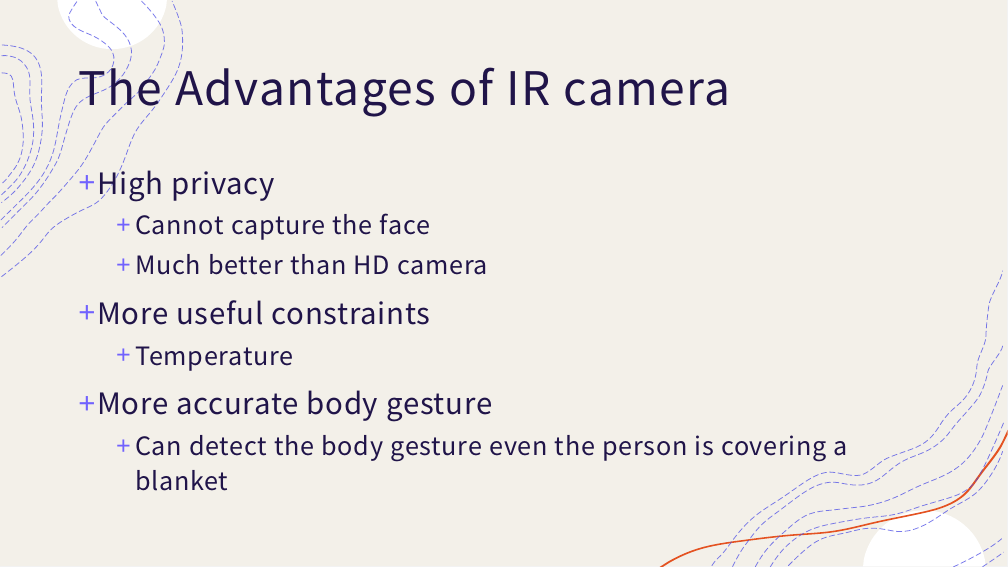
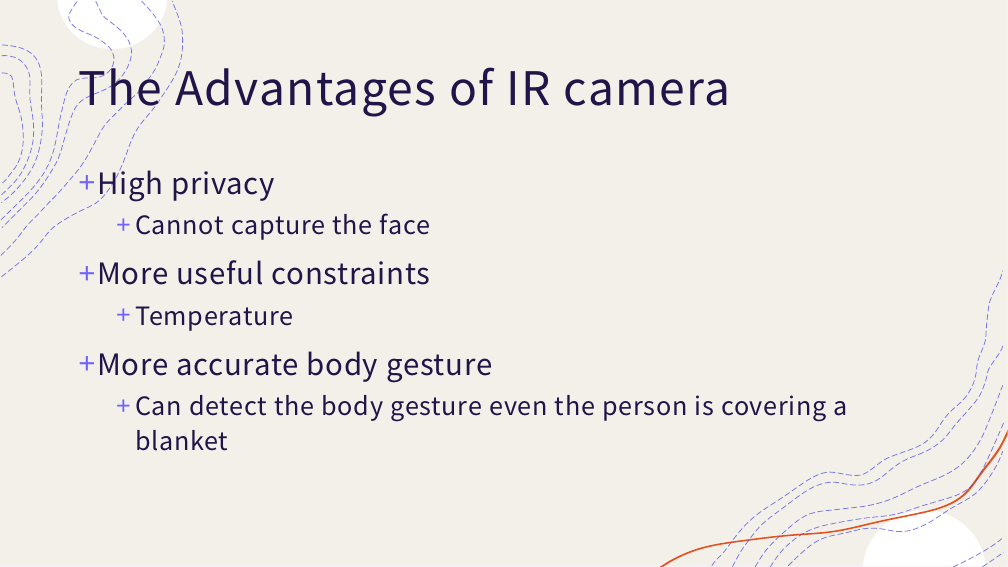
Before and after one commit to smarttommyau/aiot_bedroom, a slide deck: slide 6 of project_documents/AIOT bedroom.pptx. Drawn at 1008x567 pixels with LibreOffice and Linux fonts; fonts in the diff are those of the drawing. Boxes give left, top, right and bottom in pixels: in the first picture for what was removed or moved away, otherwise in the second. Text is boxed around its words. In the diff, an @@ line names an element or a change of style, - is before the commit and + after.

```diff
--- a/project_documents/AIOT bedroom.pptx
+++ b/project_documents/AIOT bedroom.pptx
@@ text at box(135, 254, 488, 275): paragraph removed @@
-  + Much better than HD camera
```
Also in this commit, not shown: 2 other slides changed, 6 slides added, 52 other files.
